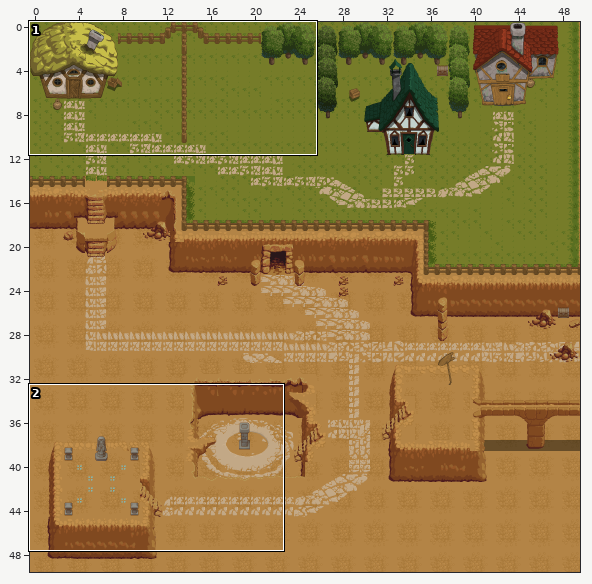
Two versions of a level (Tiled map, Resources/Maps/DeathDesert/DeathDesert.tmx). The first picture is a wide view before the edit; the outline marks the close-up.
Close-up. First the earlier version:
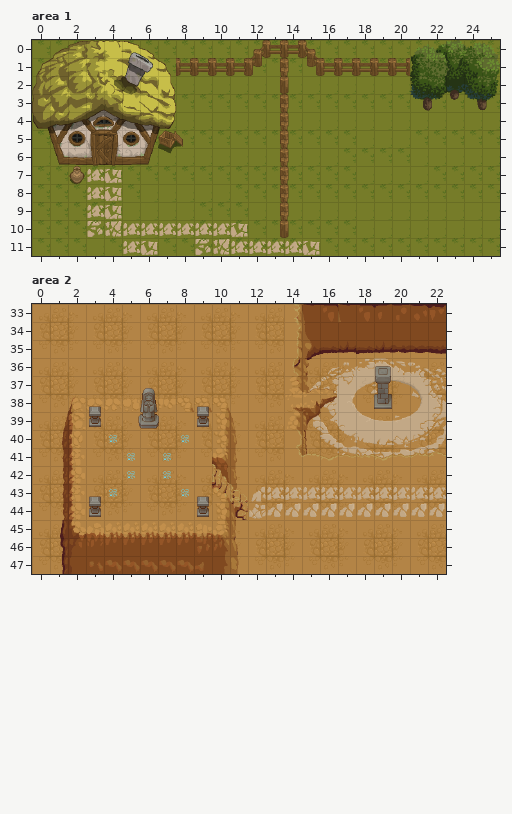
Cells are 32x32 px. Shown: area 1 x 0..25, y 0..11; area 2 x 0..22, y 33..47. The commit also changed other parts of the map, which this record leaves out.
Now the later version:
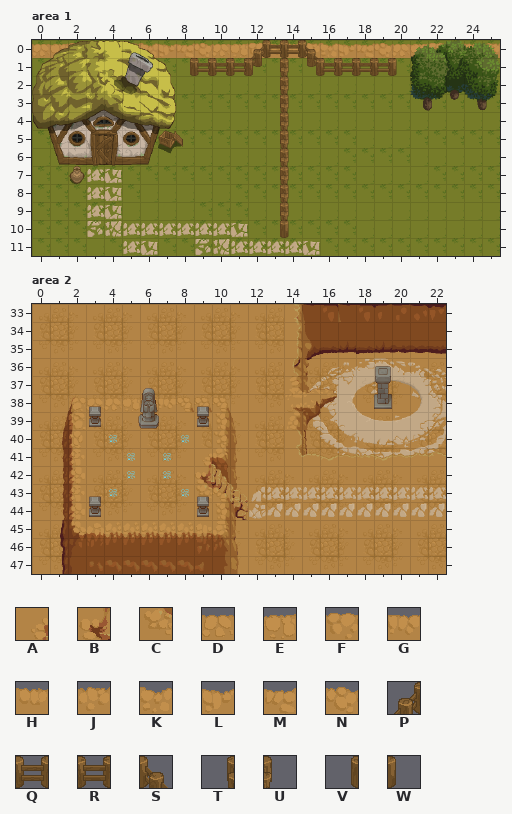
Key: from "DesertItem": A 126, B 188, C 250, D 948, E 949, F 950, G 951, H 952, J 953, K 954, L 955, M 956, N 957, P 1768, Q 1769, R 1770, S 1771, T 1831, U 1832, V 1893, W 1894.
_ is an empty cell, . an unchanged one.
What changed:
--- layer "Struct", area 1
@@ x 0..25 @@
- 0 ___..__________________.__
+ 0 DEF..JKLMNDEFGHJKLMNDEF.HJ
--- layer "Decorations", area 1
@@ x 8..20 @@
- 0 ....____.....
- 1 _..........._
- 2 .....__......
+ 0 ....PQRS.....
+ 1 V...........W
+ 2 .....TU......
--- layer "StructBridge", area 1
@@ x 8..20 @@
- 0 ....PQRS.....
- 1 R...........R
- 2 .....VW......
+ 0 ....____.....
+ 1 _..........._
+ 2 .....__......
--- layer "StructBridge", area 2
@@ x 9..9 @@
-41 _
-42 _
-43 _
+41 A
+42 B
+43 C
